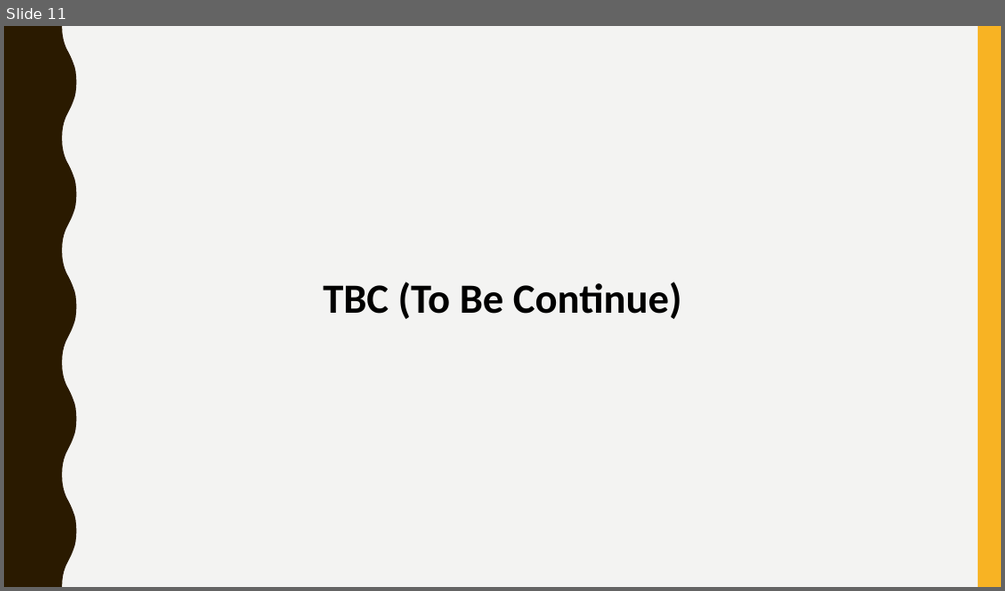
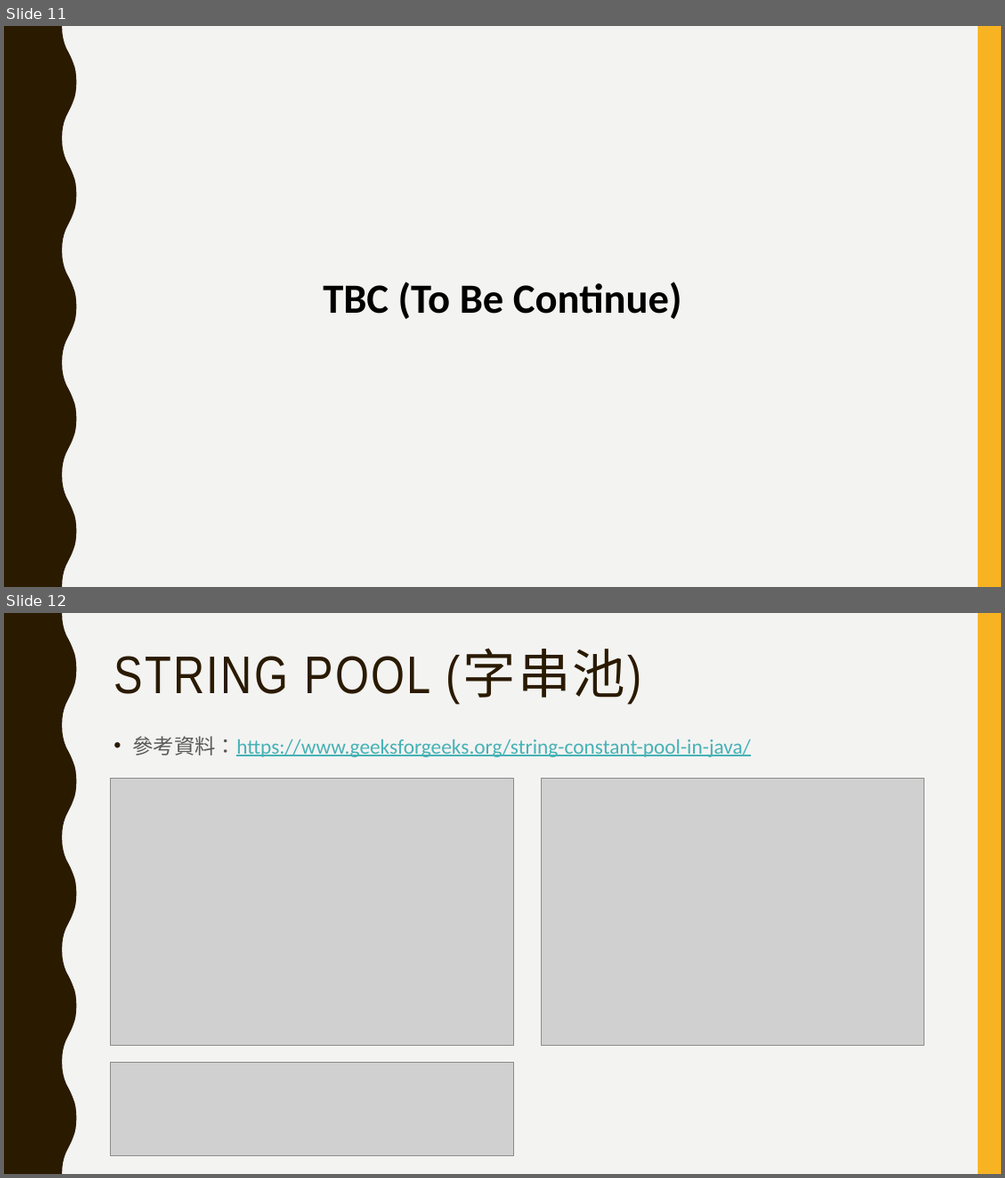
Before and after one commit to aweit-zhu/aweit-share, a slide deck: Java 相關/面試問題.pptx. Shown one above the other, each under a label of ours: slide 11 before the commit, slides 11 and 12 after it. The pictures are 1005x591 and 1005x1178 pixels, drawn with LibreOffice and Linux fonts; fonts in the diff are those of the drawing; grey boxes stand for pictures. Boxes give left, top, right and bottom in pixels: in the first picture for what was removed or moved away, otherwise in the second. Text is boxed around its words. In the diff, an @@ line names an element or a change of style, - is before the commit and + after.

```diff
--- a/Java 相關/面試問題.pptx
+++ b/Java 相關/面試問題.pptx
@@ slide 12 added at [4,613,1001,1174], background #F3F3F2; not listed: 2 template elements that a slide beside it also shows @@
@@ title added at [113,650,642,703], 51 pt, text #2A1A00 @@
+STRING POOL (字串池)
@@ text added at [132,736,750,757], 20 pt, text #46B2B5, underline @@
+• 參考資料：https://www.geeksforgeeks.org/string-constant-pool-in-java/
@@ picture added at [110,779,513,1046] @@
@@ picture added at [541,779,923,1046] @@
@@ picture added at [110,1062,513,1156] @@
```
Also in this commit, not shown: 1 other slide added, 3 other files.
